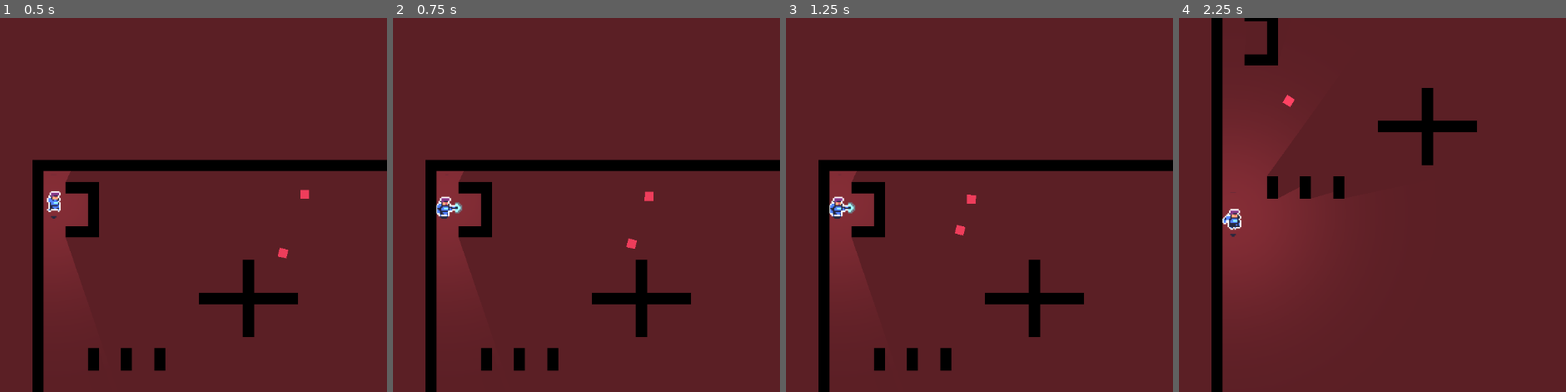
Above: before the commit, frames 1-4 (left to right).
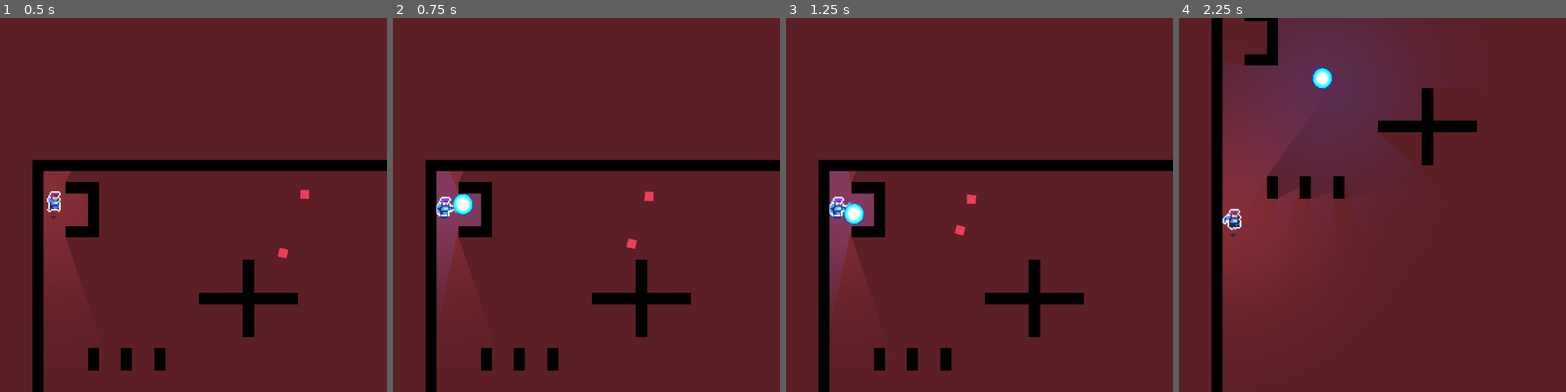
Above: after the commit, the same moments.

Repository: AHuang8693/CSC378-FinalProject
Game: Godot game, scene res://scenes/world.tscn
Two runs of this game, one before a commit and one after it. Both use one fixed random seed, a clock stepped at 60 frames per second and the inputs below.
Inputs (mouse positions are in pixels of both pictures, inside the frame that each line leads up to):
- Up to frame 1 (0.5 s): no input
- Up to frame 2 (0.75 s): move the mouse to (594, 186) at 0.52 s; hold D (right) from 0.53 s (still down); hold Space (space) from 0.53 s (still down); click (594, 186) at 0.6 s
- Up to frame 3 (1.25 s): keep holding D (right); keep holding Space (space)
- Up to frame 4 (2.25 s): move the mouse to (outside the picture) at 1.27 s; release D (right) at 1.28 s; release Space (space) at 1.28 s; hold S (down) 1.28-2.03 s; tap Space (space) at 1.35 s; click (outside the picture) at 1.55 s; move the mouse to (1298, 122) at 2.02 s; hold D (right) from 2.03 s (still down); hold Space (space) from 2.03 s (still down); click (1298, 122) at 2.1 s

Frame 1 is identical in both runs. In frame 2, 1.7% of the frame differs, in the area x 11-23%, y 40-67%; in frame 3, 1.9%; in frame 4, 11%, in the area x 18-57%, y 0-38%.

Commit message:
Bullet spawn centered on player, locked children nodes of player
Also, bullet catch moved under just_released("space")

Diff:
--- a/scenes/Player.tscn
+++ b/scenes/Player.tscn
@@ -75,6 +75,7 @@
 collision_layer = 2
 collision_mask = 5
 script = ExtResource("1_v5ooo")
+metadata/_edit_group_ = true
 
 [node name="CollisionShape2D" type="CollisionShape2D" parent="."]
 position = Vector2(-1, 0)
--- a/scripts/player_scripts/Player.gd
+++ b/scripts/player_scripts/Player.gd
@@ -44,6 +44,8 @@
 	if Input.is_action_pressed("space"):
 		motion.x = 0	#imobolize the player
 		motion.y = 0
+
+	if Input.is_action_just_released("space"):
 		if(bullet_instance != null):
 			bullet_instance.queue_free()
 			hasBullet = true
@@ -70,7 +72,7 @@
 
 func fire():
 	bullet_instance = bullet.instantiate()
-	bullet_instance.start(get_global_position(), rotation)
+	bullet_instance.start(self.position, rotation)
 	add_sibling(bullet_instance)
 
 func kill():
